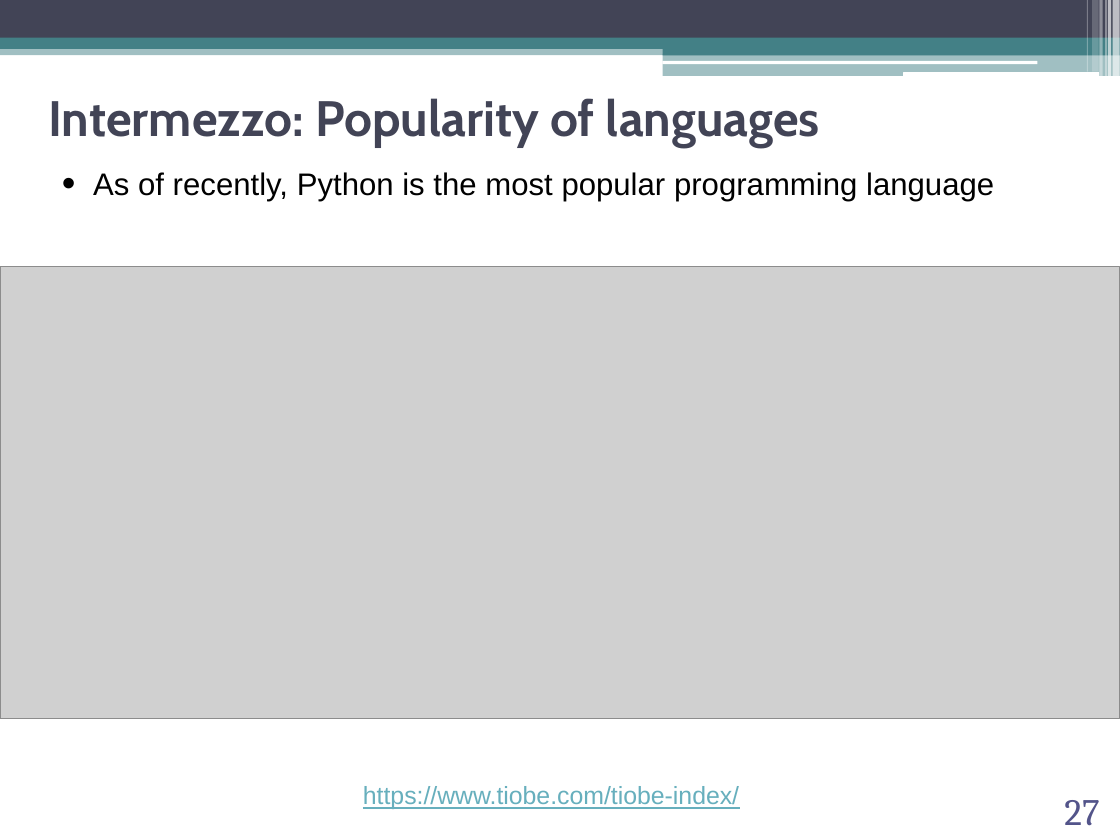
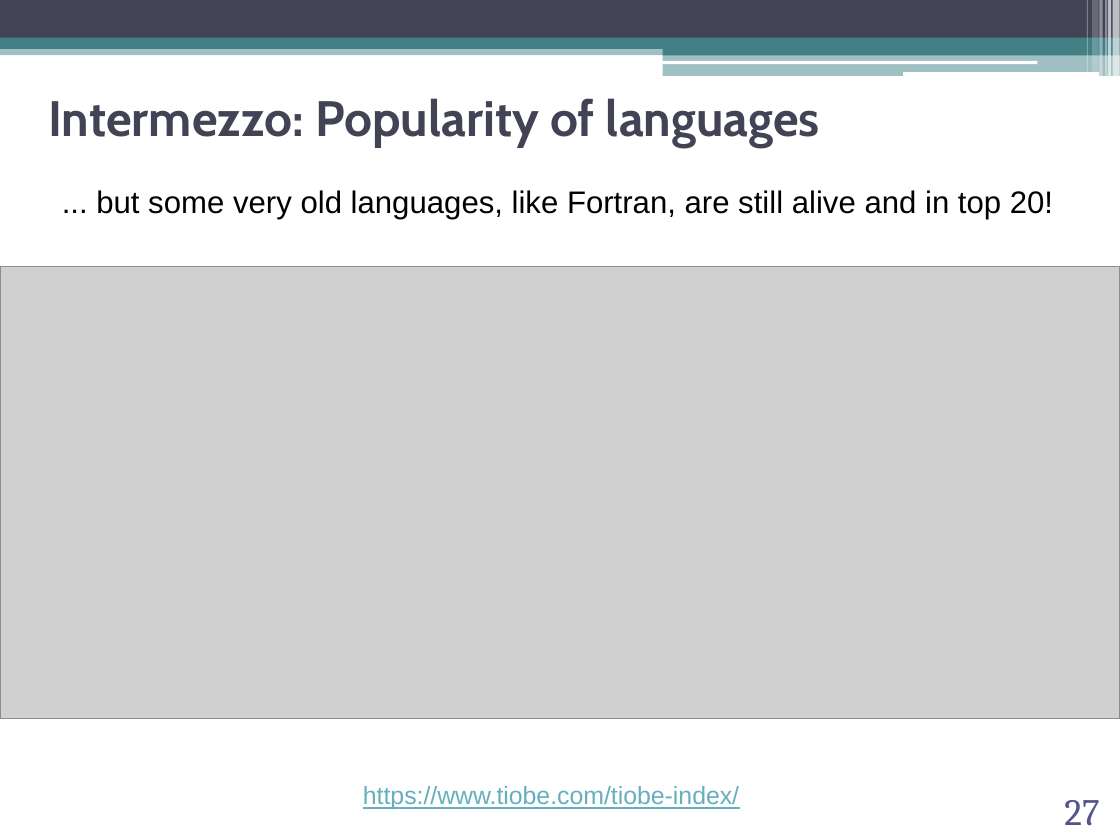
Before and after one commit to abilandz/PH8124, a slide deck: slide 27 of Lecture_1/ABilandzic_PH8124_SS2023.pptx. Drawn at 1120x840 pixels with LibreOffice and Linux fonts; fonts in the diff are those of the drawing; grey boxes stand for pictures; background and template pictures are left out. Boxes give left, top, right and bottom in pixels: in the first picture for what was removed or moved away, otherwise in the second. Text is boxed around its words. In the diff, an @@ line names an element or a change of style, - is before the commit and + after.

```diff
--- a/Lecture_1/ABilandzic_PH8124_SS2023.pptx
+++ b/Lecture_1/ABilandzic_PH8124_SS2023.pptx
@@ text at (96, 190, 1053, 220): text changed @@
-• As of recently, Python is the most popular programming language
+... but some very old languages, like Fortran, are still alive and in top 20!
```
Also in this commit, not shown: 5 other slides changed, 1 other file.
